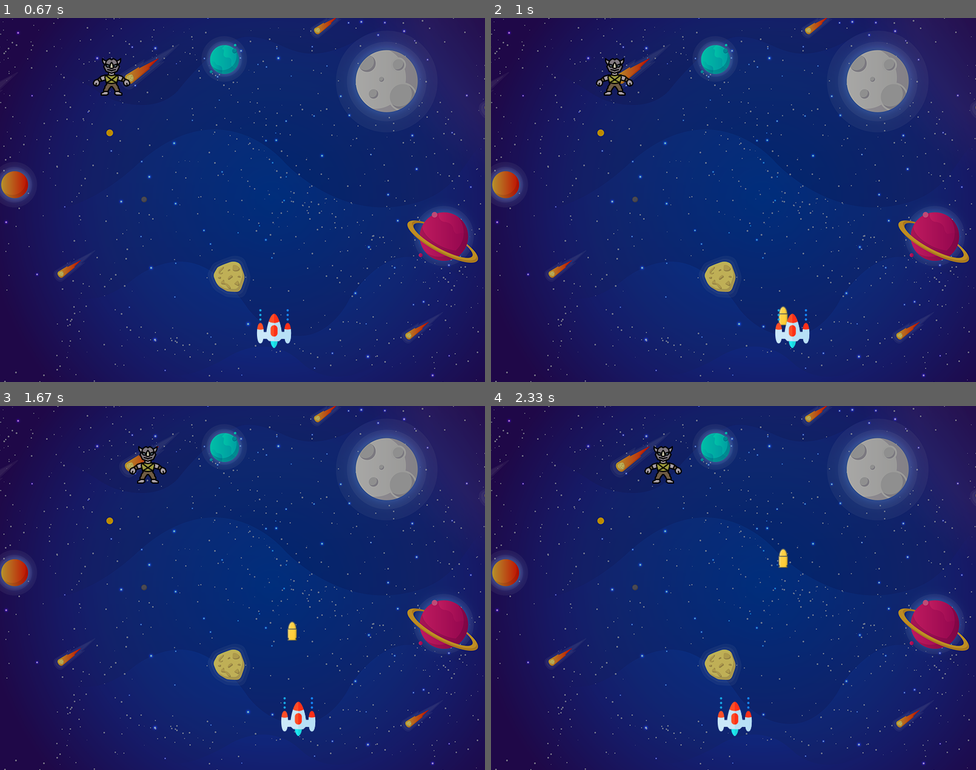
Above: before the commit, frames 1-4 (two rows, left to right).
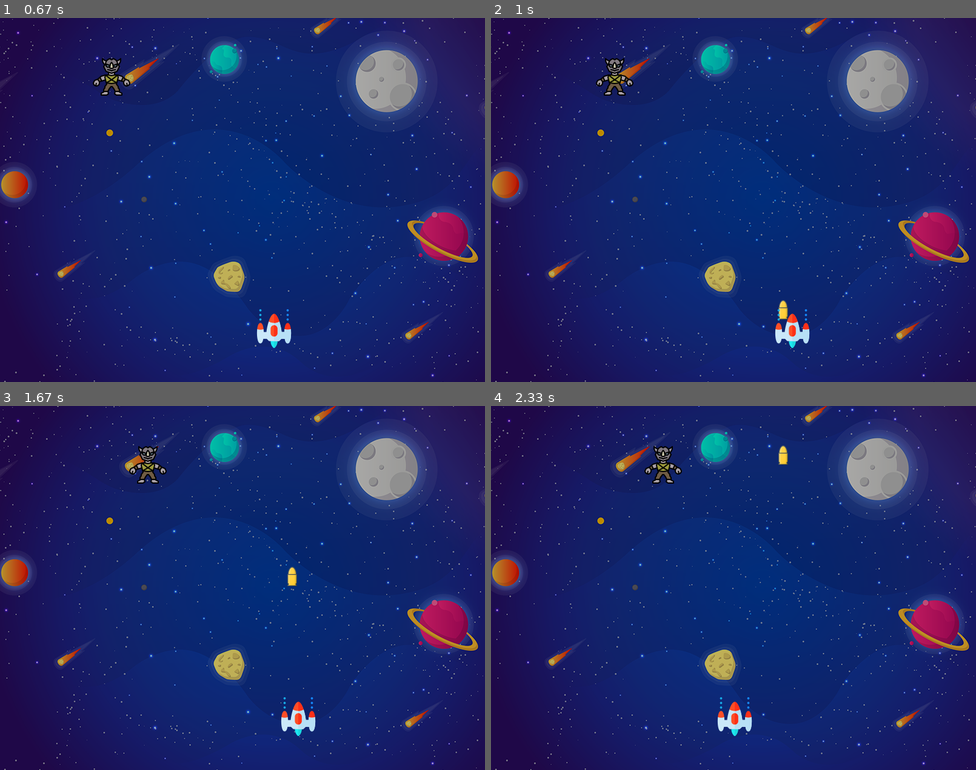
Above: after the commit, the same moments.

Repository: PreranaPandit/PygameProject
Game: pygame game, started from 12collisiondetetction.py
Same seed, same stepped clock (60 frames per second), same inputs: the game is played once before the commit and once after it.
Inputs:
- Up to frame 1 (0.67 s): hold Right from 0.33 s (still down)
- Up to frame 2 (1 s): release Right at 0.8 s; hold Right from 0.83 s (still down); tap Space at 0.9 s
- Up to frame 3 (1.67 s): tap Space at 1.2, 1.4 s; release Right at 1.3 s; hold Left from 1.33 s (still down)
- Up to frame 4 (2.33 s): tap Space at 1.7, 1.97, 2.27 s; release Left at 1.87 s; hold Left 1.9-2.3 s

Frame 1 is identical in both runs. In frame 2, less than 0.1% of the frame differs, in the area x 59-62%, y 77-85%; in frame 3, 0.2%, in the area x 59-62%, y 44-65%; in frame 4, 0.2%.

Commit message:
collision detection

Diff:
--- a/12collisiondetetction.py
+++ b/12collisiondetetction.py
@@ -36,7 +36,7 @@
 bulletX = 0
 bulletY = 480
 bulletX_change = 0
-bulletY_change = 3
+bulletY_change = 5
 
 # Ready state - you can't see bullet on screen
 # Fire state - bullet moving currently
